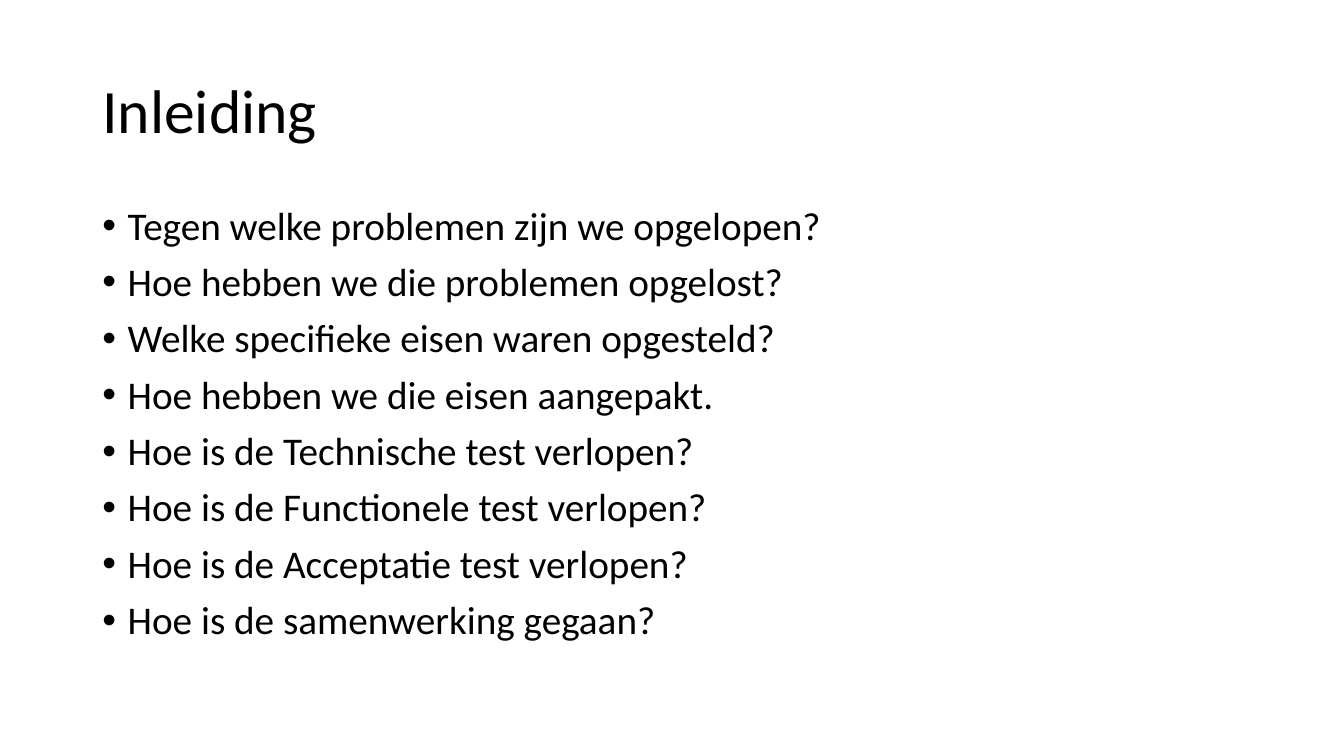
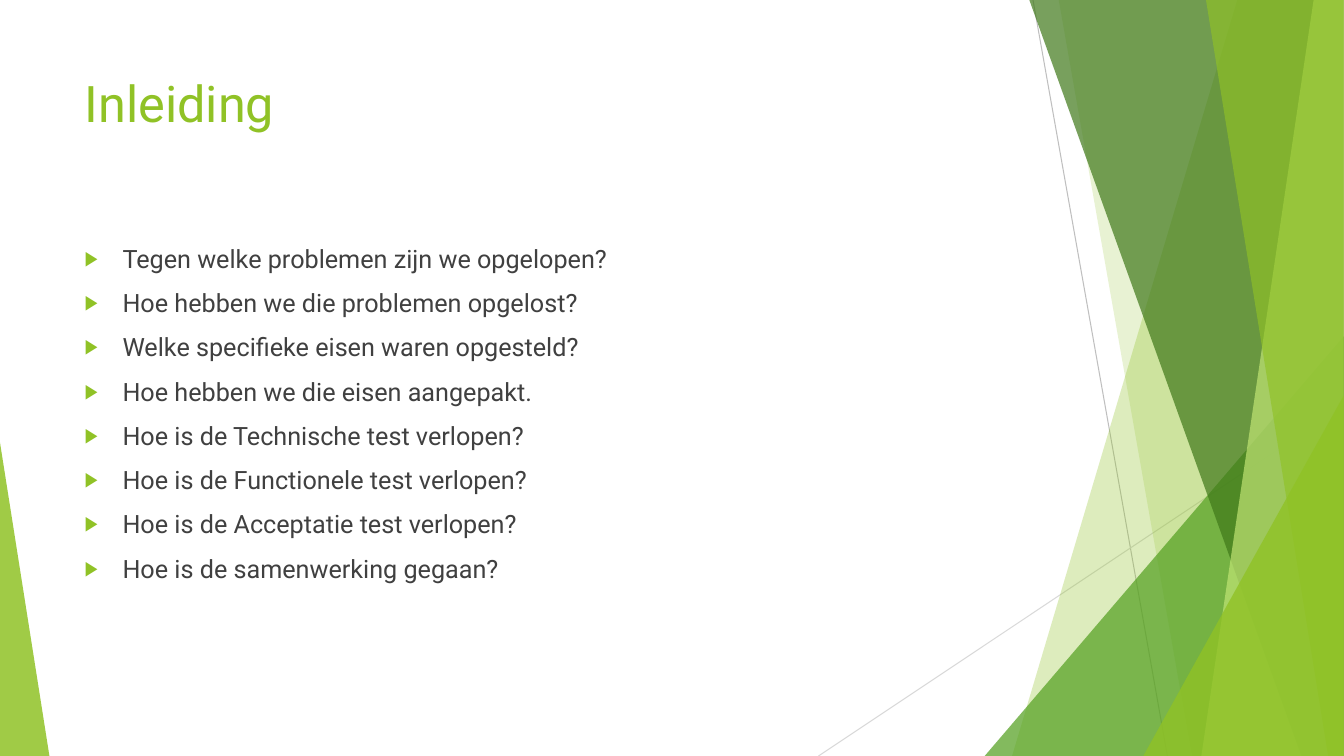
Before and after one commit to DeGokkers/De_Gokker, a slide deck: slide 2 of Project Files - Documentatie/Presentatie.pptx. Drawn at 1344x756 pixels with LibreOffice and Linux fonts; fonts in the diff are those of the drawing. Boxes give left, top, right and bottom in pixels: in the first picture for what was removed or moved away, otherwise in the second. Text is boxed around its words. In the diff, an @@ line names an element or a change of style, - is before the commit and + after.

```diff
--- a/Project Files - Documentatie/Presentatie.pptx
+++ b/Project Files - Documentatie/Presentatie.pptx
@@ title "Inleiding": place and size @@
-title "Inleiding" at (102, 90, 316, 144)
+title "Inleiding" at (85, 84, 274, 133)
@@ title "Inleiding" at (85, 84, 274, 133): size 44 to 36 pt, font Calibri to Roboto, text colour #000000 to #90C226; line spacing 0.9 to 1; vertical alignment middle to top @@
@@ text "Tegen welke problemen zijn we ...": place and size @@
-text "Tegen welke problemen zijn we ..." at (128, 212, 820, 641)
+text "Tegen welke problemen zijn we ..." at (123, 249, 607, 584)
@@ text "Tegen welke problemen zijn we ..." at (123, 249, 607, 584): size 28 to 18 pt, font Calibri to Roboto, text colour #000000 to #404040; bullet • to ▶; line spacing 0.9 to 1 @@
@@ group added at (0, 0, 1344, 756): 5 freeform shapes, 3 triangles, 2 lines @@
```
Also in this commit, not shown: 8 other slides changed.
